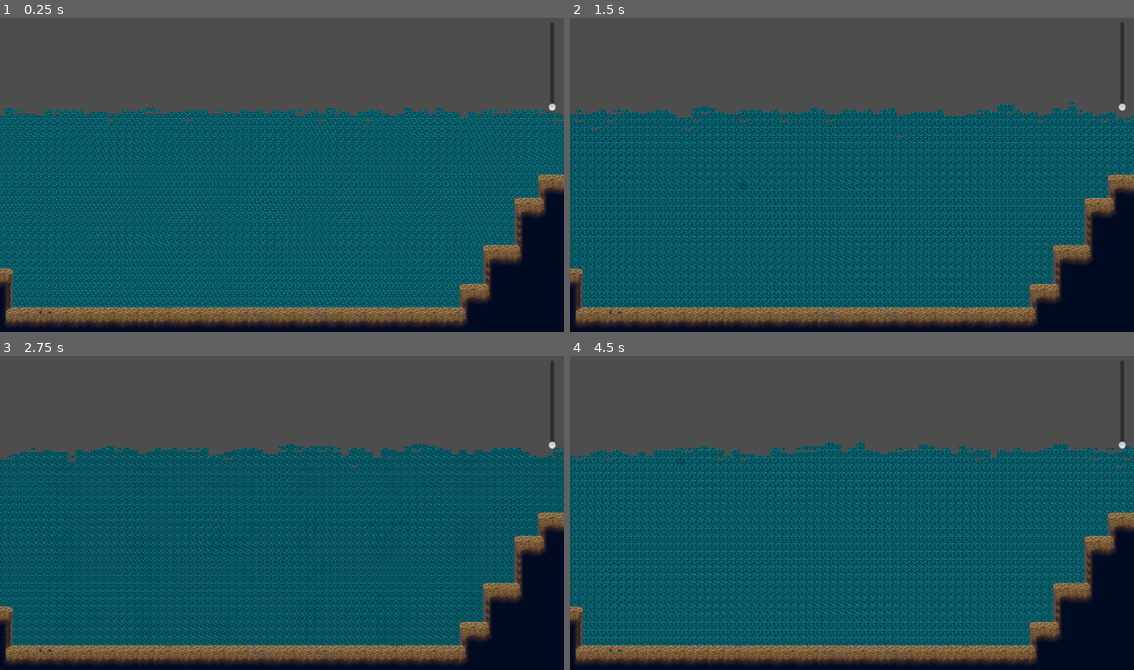
Above: before the commit, frames 1-4 (two rows, left to right).
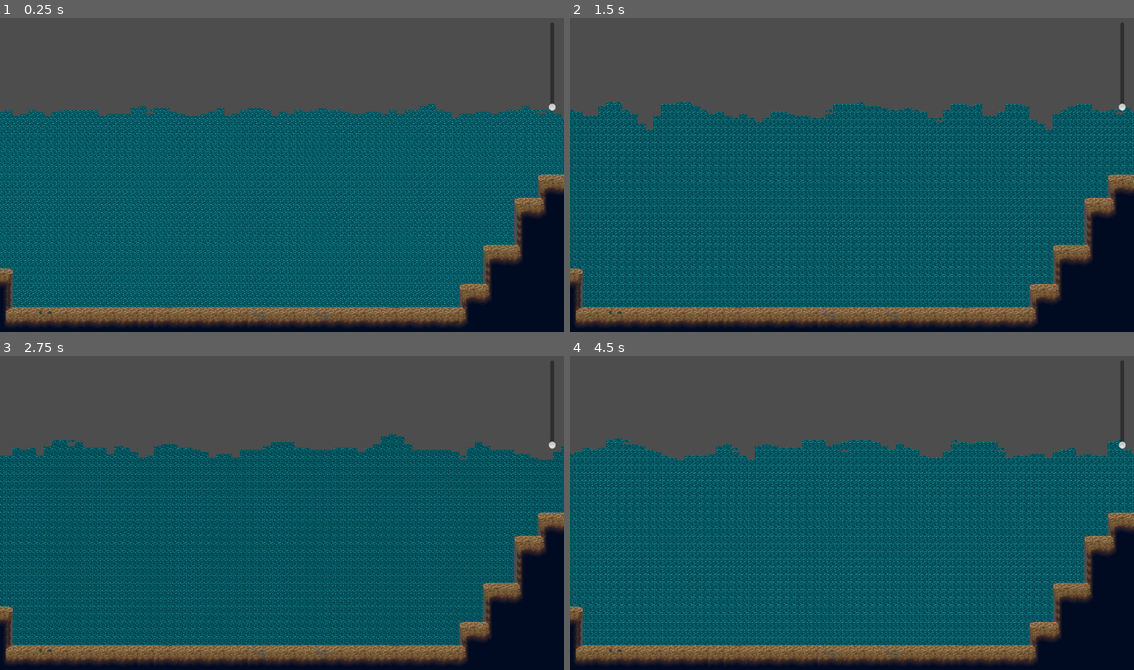
Above: after the commit, the same moments.

Repository: ValentinBirth/Korallenwachstum
Game: Godot game, scene res://scenes/main.tscn
Same seed, same stepped clock (60 frames per second), same inputs: the game is played once before the commit and once after it.
Inputs (mouse positions are in pixels of both pictures, inside the frame that each line leads up to):
- Up to frame 1 (0.25 s): no input
- Up to frame 2 (1.5 s): move the mouse to (976, 159) at 0.52 s; hold Right (ui_right) 0.53-1.28 s; click (976, 159) at 0.6 s; move the mouse to (739, 190) at 1.27 s; hold Down (ui_down) from 1.28 s (still down); right-click (739, 190) at 1.35 s
- Up to frame 3 (2.75 s): move the mouse to (338, 440) at 2.02 s; release Down (ui_down) at 2.03 s; hold Right (ui_right) from 2.03 s (still down); tap Mouse wheel up (zoom_in) at 2.1 s
- Up to frame 4 (4.5 s): move the mouse to (823, 575) at 2.77 s; release Right (ui_right) at 2.78 s; hold Up (ui_up) 2.78-3.53 s; tap Mouse wheel down (zoom_out) at 2.85 s; move the mouse to (1021, 560) at 3.52 s; hold Left (ui_left) from 3.53 s (still down); click (1021, 560) at 3.6 s; move the mouse to (682, 462) at 4.27 s; right-click (682, 462) at 4.35 s

The runs differ from the first frame. In frame 1, 0.9% of the frame differs, in the area x 0-100%, y 27-34%; in frame 2, 2.1%; in frame 3, 1.5%; in frame 4, 2.2%, in the area x 0-100%, y 26-36%.

Commit message:
improved water physics

Diff:
--- a/project.godot
+++ b/project.godot
@@ -13,6 +13,10 @@
 config/name="Korallenwachstum"
 run/main_scene="res://scenes/main.tscn"
 config/features=PackedStringArray("4.3", "Forward Plus")
+
+[display]
+
+window/size/resizable=false
 
 [input]
 
--- a/scenes/main/code/WaterSimulation.gd
+++ b/scenes/main/code/WaterSimulation.gd
@@ -4,11 +4,9 @@
 
 # Configuration parameters that can be adjusted
 @export var MAX_WATER: float = 1.0
-@export var DIFFUSION_RATE: float = 0.25
-@export var SURFACE_TENSION: float = 0.05
-@export var SALT_DIFFUSION_RATE: float = 0.1
+@export var SALT_DIFFUSION_RATE: float = 0.25
 @export var VELOCITY_TRANSFER: float = 0.8
-@export var MAX_VELOCITY: float = 4.0
+@export var MAX_VELOCITY: float = 6.0
 @export var GRAVITY_FORCE: float = 9.8
 @export var step_time = 0.05
 
@@ -31,7 +29,6 @@
 	var water_amount: float = 0.0
 	var salt_amount: float = 0.0
 	var velocity: Vector2 = Vector2.ZERO  # Add velocity vector
-	var inertia: float = 0.85  # Controls how much velocity is retained
 
 	func _init(w: float = 0.0, s: float = 0.0):
 		water_amount = w
@@ -42,18 +39,9 @@
 		# Calculate salt concentration, avoiding division by zero
 		return salt_amount / water_amount if water_amount > 0.001 else 0.0
 
-	func apply_viscosity_to_velocity() -> void:
-		# Slow down velocity based on viscosity
-		var viscosity_factor = calculate_viscosity()
-		velocity *= (1.0 / viscosity_factor) * inertia
-
 	func has_water() -> bool:
 		# Check if the cell has a meaningful amount of water
 		return water_amount > 0.001
-
-	func calculate_viscosity() -> float:
-		# Higher salt concentration = higher viscosity
-		return 1.0 + get_salt_concentration() * 0.5  # 50% more viscous when fully saturated
 
 # Source class to generate water at a specific location
 class WaterSource:
@@ -81,7 +69,6 @@
 func set_terrain_layer(layer: TileMapLayer):
 	terrain_layer = layer
 
-# Add this new function to WaterSimulation class
 func update_velocities():
 	var active_positions = active_cells.keys()
 	for pos in active_positions:
@@ -114,12 +101,12 @@
 		if is_solid(pos_right) and cell.velocity.x > 0:
 			cell.velocity.x *= -0.5  # Bounce with energy loss
 
-		# Apply viscosity effects to velocity
-		cell.apply_viscosity_to_velocity()
-
 		# Clamp velocity to maximum
 		if cell.velocity.length() > MAX_VELOCITY:
 			cell.velocity = cell.velocity.normalized() * MAX_VELOCITY
+
+		if cell.velocity.length() < 0.05:
+			cell.velocity = Vector2.ZERO  # Stop unnecessary tiny movements
 
 # Function to set up hardcoded sources
 func setup_sources(source_positions: Array, source_water_rate: float, source_salt_concentration: float):
@@ -321,7 +308,7 @@
 	var velocity_magnitude = velocity.length()
 
 	# Calculate flow amount based on velocity and available space
-	var flow_proportion = min(0.3 + velocity_magnitude * 0.1, 0.8)  # Higher velocity causes more flow
+	var flow_proportion = min(0.15 + velocity_magnitude * 0.05, 1)  # Higher velocity causes more flow
 	var flow_amount = min(from_cell.water_amount * flow_proportion, available_space)
 
 	if flow_amount <= 0.001:
@@ -333,15 +320,13 @@
 
 	apply_flow_with_velocity(from_pos, to_pos, flow_amount, salt_amount, velocity)
 	return true
+
 # Main function for moving water
 func move_water(pos: Vector2i):
 	if !cells.has(pos) or !cells[pos].has_water():
 		return
 
 	var cell = cells[pos]
-	var water_amount = cell.water_amount
-	var salt_amount = cell.salt_amount
-	var viscosity = cell.calculate_viscosity()
 
 	# Calculate positions based on velocity direction
 	var velocity_direction = cell.velocity.normalized()
@@ -358,57 +343,8 @@
 	if !is_solid(secondary_pos) and try_flow_with_velocity(pos, secondary_pos, cell.velocity * 0.7):
 		return
 
-	# Fallback to standard downward flow if movement by velocity failed
-	var pos_below = pos + Vector2i(0, 1)
-	if !is_solid(pos_below):
-		var below_water = 0.0
-		if cells.has(pos_below):
-			below_water = cells[pos_below].water_amount
-
-		if below_water < MAX_WATER:
-			# Calculate flow amount with viscosity and surface tension
-			var available_space = MAX_WATER - below_water
-			var flow_amount = min(water_amount, available_space) * (1.0 - SURFACE_TENSION) / viscosity
-
-			if flow_amount > 0.001:
-				apply_flow_with_velocity(pos, pos_below, flow_amount, salt_amount * (flow_amount / water_amount), Vector2(0, 1))
-				return
-
-	# If downward movement is blocked, try sideway spreading as before
-	var pos_left = pos + Vector2i(-1, 0)
-	var pos_right = pos + Vector2i(1, 0)
-
-	var move_left = !is_solid(pos_left)
-	var move_right = !is_solid(pos_right)
-
-	# Get water levels in neighboring cells
-	var left_water = 0.0
-	var right_water = 0.0
-
-	if cells.has(pos_left):
-		left_water = cells[pos_left].water_amount
-
-	if cells.has(pos_right):
-		right_water = cells[pos_right].water_amount
-
-	move_left = move_left and left_water < MAX_WATER
-	move_right = move_right and right_water < MAX_WATER
-
-	if move_left and move_right:
-		# Distribute water evenly between the three cells with velocity
-		var positions = [pos, pos_left, pos_right]
-		distribute_water_evenly_with_velocity(positions, viscosity)
-	elif move_left:
-		# Distribute water evenly between current and left cells with velocity
-		var positions = [pos, pos_left]
-		distribute_water_evenly_with_velocity(positions, viscosity)
-	elif move_right:
-		# Distribute water evenly between current and right cells with velocity
-		var positions = [pos, pos_right]
-		distribute_water_evenly_with_velocity(positions, viscosity)
-
-# Modified distribute_water_evenly function to account for velocity
-func distribute_water_evenly_with_velocity(positions: Array, viscosity: float) -> void:
+
+func distribute_water_evenly_with_velocity(positions: Array) -> void:
 	# Calculate current total water across all positions
 	var total_water = 0.0
 	var current_levels = {}
@@ -429,7 +365,7 @@
 	# Calculate target water level (even distribution)
 	var target_level = total_water / positions.size()
 
-	# Apply flows to reach target level, accounting for surface tension, viscosity and velocity
+	# Apply flows to reach target level, accounting velocity
 	for pos in positions:
 		var current_level = current_levels[pos]
 		var difference = target_level - current_level
@@ -446,9 +382,6 @@
 					if donor_level > target_level:
 						var flow_amount = min(donor_level - target_level, target_level - current_level)
 
-						# Adjust for surface tension and viscosity
-						flow_amount *= (1.0 - SURFACE_TENSION) / viscosity
-
 						if flow_amount > 0.001 and cells.has(donor_pos) and cells[donor_pos].has_water():
 							var donor_cell = cells[donor_pos]
 							var salt_flow = 0.0
--- a/scenes/main/code/main.gd
+++ b/scenes/main/code/main.gd
@@ -10,8 +10,8 @@
 @onready var Salt_slider: VSlider = $"Salt Regulator"
 
 var water_simulation: WaterSimulation
-var step_time: float = 0.05
-var time_since_last_step: float = 0.0
+var step_time: float = 0.01
+var time_since_last_step: float = 0.05
 
 # Configuration parameters
 @export var debug_mode: bool = true
